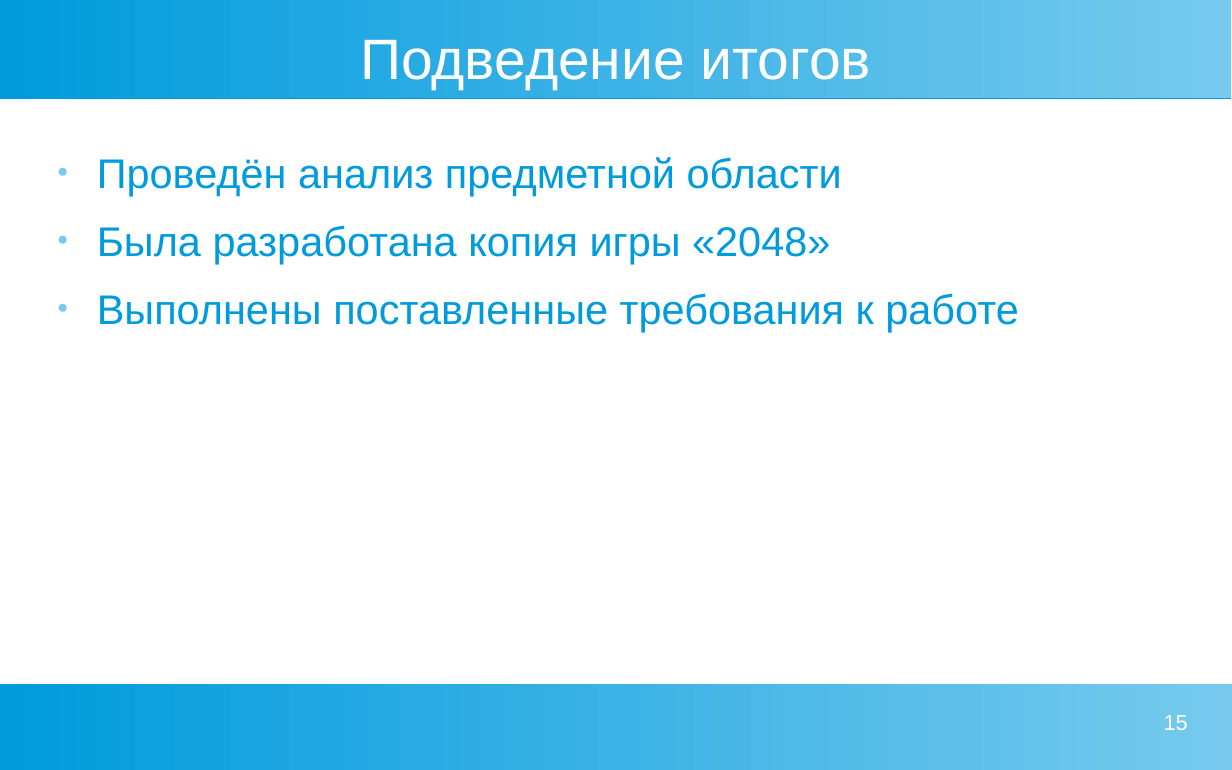
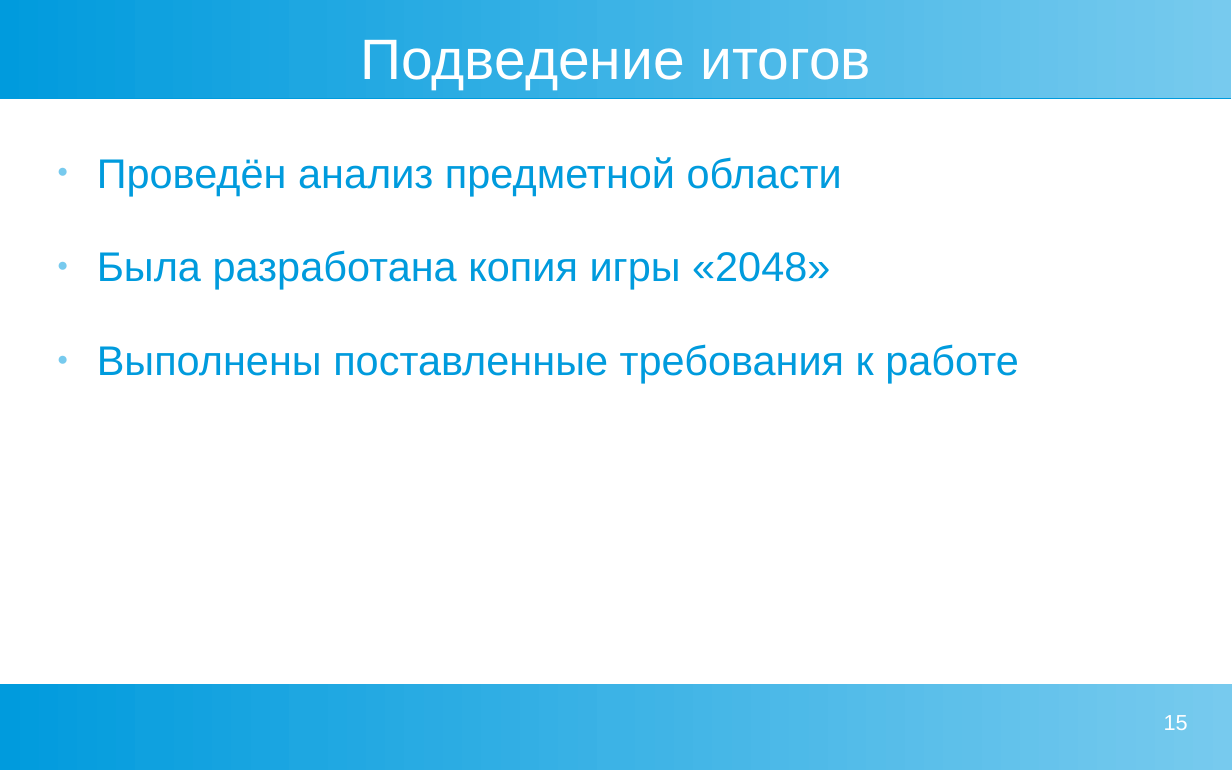
Before and after one commit to zhigunovsemyon/2048, a slide deck: slide 15 of presentation/Presentation.odp. Drawn at 1232x770 pixels with LibreOffice and Linux fonts; fonts in the diff are those of the drawing. Boxes give left, top, right and bottom in pixels: in the first picture for what was removed or moved away, otherwise in the second. Text is boxed around its words. In the diff, an @@ line names an element or a change of style, - is before the commit and + after.

```diff
--- a/presentation/Presentation.odp
+++ b/presentation/Presentation.odp
@@ text "Проведён анализ предметной области" at box(97, 157, 1019, 383): more space between paragraphs @@
```
Also in this commit, not shown: 1 other slide changed, 1 other file.
